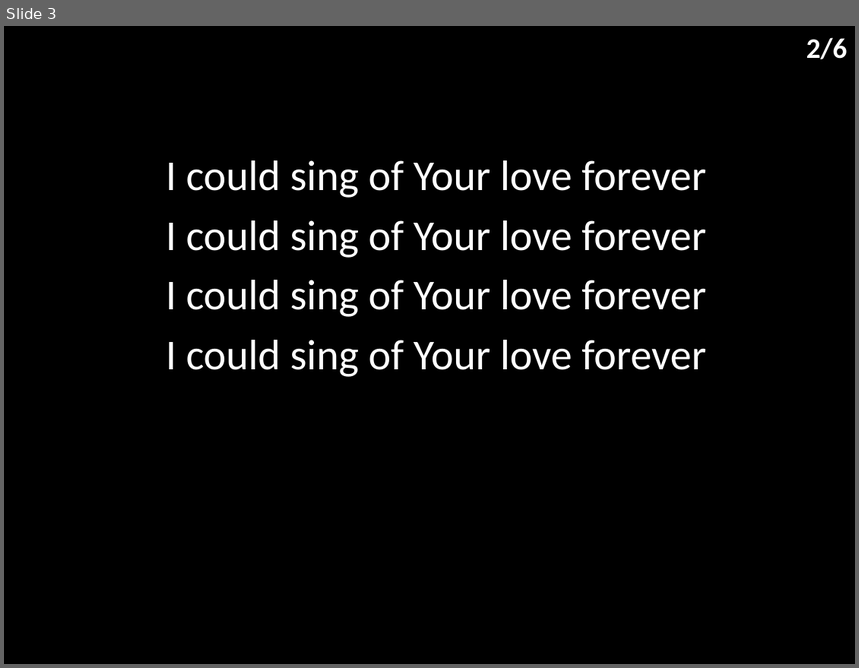
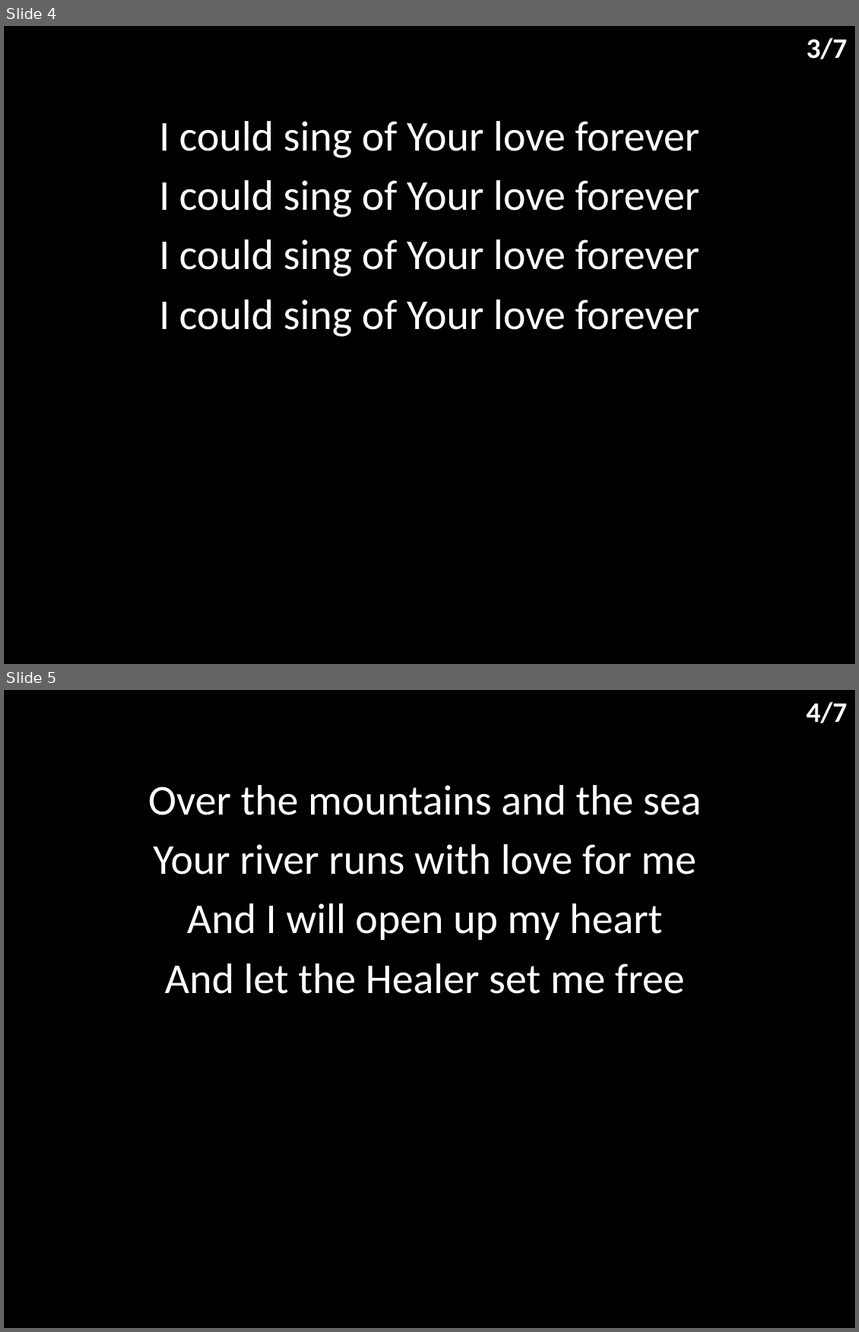
Before and after one commit to hoo-are-ya/worship, a slide deck: docs/songs/i could sing of your love forever.pptx. Shown one above the other, each under a label of ours: slide 3 before the commit, slides 4 and 5 after it. The pictures are 859x668 and 859x1332 pixels, drawn with LibreOffice and Linux fonts; fonts in the diff are those of the drawing. Boxes give left, top, right and bottom in pixels: in the first picture for what was removed or moved away, otherwise in the second. Text is boxed around its words. In the diff, an @@ line names an element or a change of style, - is before the commit and + after.

```diff
--- a/docs/songs/i could sing of your love forever.pptx
+++ b/docs/songs/i could sing of your love forever.pptx
@@ slide 5 added at (4, 690, 855, 1328), background #000000 @@
@@ text added at (807, 701, 848, 723), 24 pt, text #FFFFFF, bold @@
+4/7
@@ subtitle added at (148, 785, 702, 994), 36 pt, text #FFFFFF @@
+Over the mountains and the sea
+Your river runs with love for me
+And I will open up my heart
+And let the Healer set me free
@@ what was slide 3 is now slide 4 @@
@@ slide 4 changed as well @@
@@ text at (807, 37, 848, 59): text changed @@
-2/6
+3/7
@@ subtitle "I could sing of Your ...": place and size @@
-subtitle "I could sing of Your ..." at (166, 161, 706, 377)
+subtitle "I could sing of Your ..." at (159, 121, 700, 337)
```
Also in this commit, not shown: 3 other slides changed, 3 other slides added, 6 other files.
